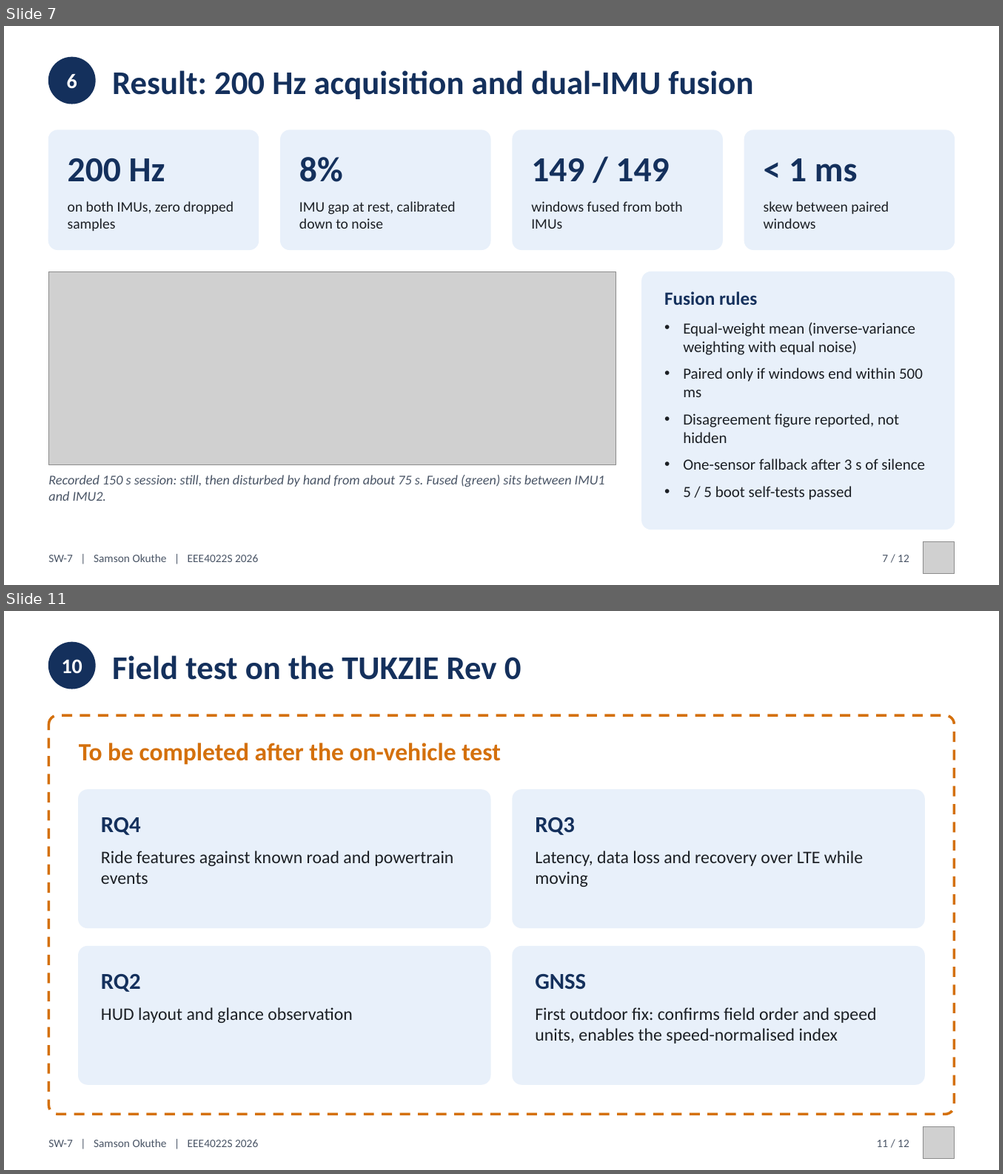
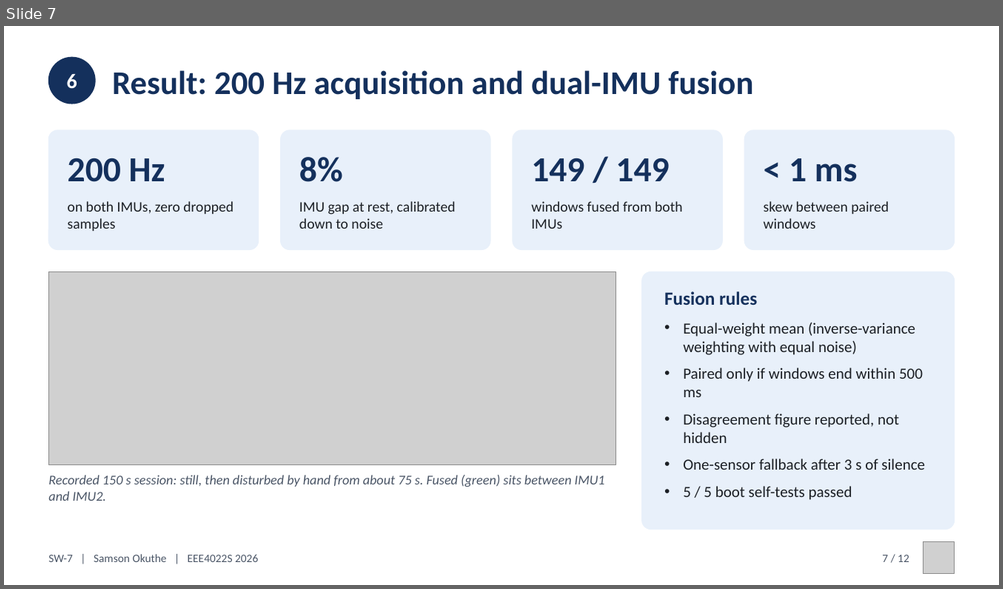
Before and after one commit to 0geder/Tukzie-HPEC-HUD, a slide deck: Presentation/SW7_Final_Presentation.pptx. Shown one above the other, each under a label of ours: slides 7 and 11 before the commit, slide 7 after it; the slides between them are not shown. The pictures are 1003x1174 and 1003x589 pixels, drawn with LibreOffice and Linux fonts; fonts in the diff are those of the drawing; grey boxes stand for pictures. Boxes give left, top, right and bottom in pixels: in the first picture for what was removed or moved away, otherwise in the second. Text is boxed around its words. In the diff, an @@ line names an element or a change of style, - is before the commit and + after.

```diff
--- a/Presentation/SW7_Final_Presentation.pptx
+++ b/Presentation/SW7_Final_Presentation.pptx
@@ slide 11 removed at (4, 611, 999, 1170), background #FFFFFF @@
@@ ellipse removed at (48, 642, 95, 689) @@
@@ text removed at (62, 659, 82, 673) @@
-10
@@ text removed at (112, 655, 521, 680) @@
-Field test on the TUKZIE Rev 0
@@ rounded rectangle removed at (48, 715, 954, 1115) @@
@@ text removed at (79, 743, 501, 765) @@
-To be completed after the on-vehicle test
@@ rounded rectangle removed at (79, 790, 490, 928) @@
@@ rounded rectangle removed at (513, 790, 925, 928) @@
@@ text removed at (101, 817, 141, 835) @@
-RQ4
@@ text removed at (535, 817, 575, 835) @@
-RQ3
@@ text removed at (101, 851, 453, 884) @@
-Ride features against known road and powertrain events
@@ text removed at (535, 851, 862, 887) @@
-Latency, data loss and recovery over LTE while moving
@@ rounded rectangle removed at (79, 947, 490, 1085) @@
@@ rounded rectangle removed at (513, 947, 925, 1085) @@
@@ text removed at (101, 974, 141, 992) @@
-RQ2
@@ text removed at (535, 974, 586, 990) @@
-GNSS
@@ text removed at (101, 1008, 353, 1023) @@
-HUD layout and glance observation
@@ text removed at (535, 1008, 876, 1044) @@
-First outdoor fix: confirms field order and speed units, enables the speed-normalised index
@@ text removed at (48, 1139, 258, 1147) @@
-SW-7 | Samson Okuthe | EEE4022S 2026
@@ text removed at (876, 1140, 909, 1147) @@
-11 / 12
@@ picture removed at (922, 1128, 954, 1159) @@
```
Also in this commit, not shown: 6 slides changed, 3 slides added, 2 other slides removed, 10 other files.
